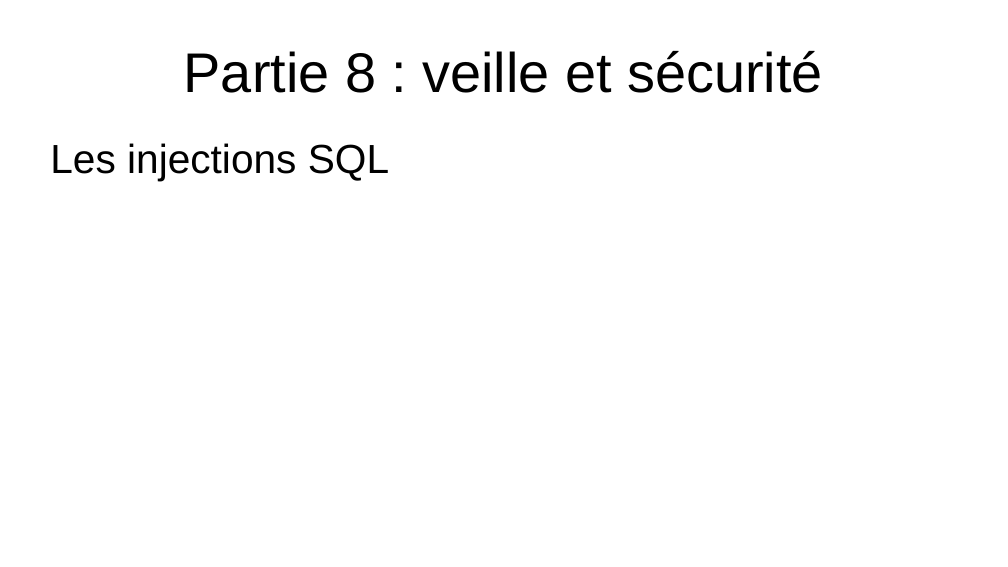
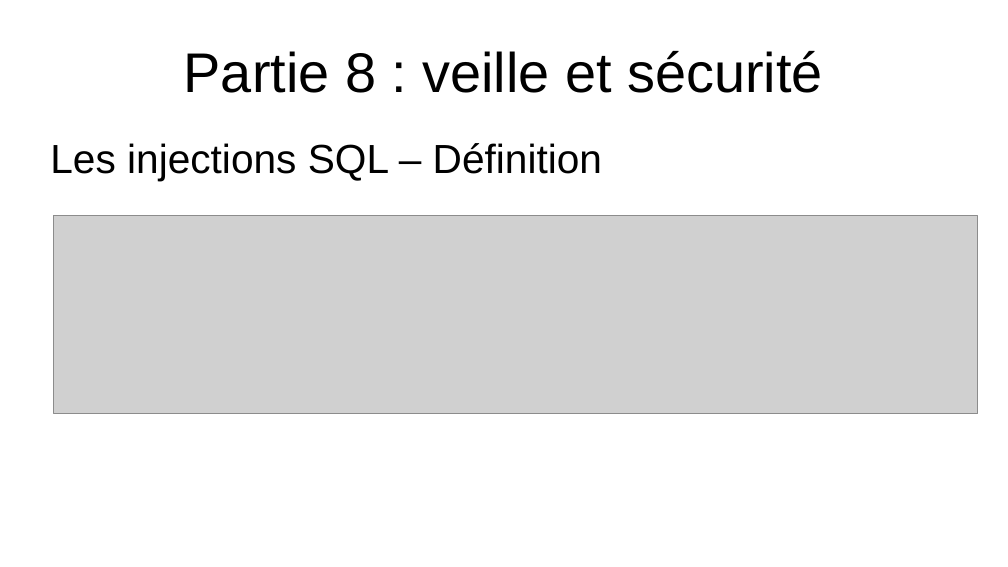
Before and after one commit to EmmaBroudic/Projet-Nooky, a slide deck: slide 54 of doc/Nooky.odp (slide 49 before the commit). Drawn at 1008x567 pixels with LibreOffice and Linux fonts; fonts in the diff are those of the drawing; grey boxes stand for pictures. Boxes give left, top, right and bottom in pixels: in the first picture for what was removed or moved away, otherwise in the second. Text is boxed around its words. In the diff, an @@ line names an element or a change of style, - is before the commit and + after.

```diff
--- a/doc/Nooky.odp
+++ b/doc/Nooky.odp
@@ text at [50,143,602,181]: text changed @@
-Les injections SQL
+Les injections SQL – Définition
@@ picture added at [54,216,979,414] @@
```
Also in this commit, not shown: 5 other slides changed, 9 slides added, 1 slide removed, 7 other files.
